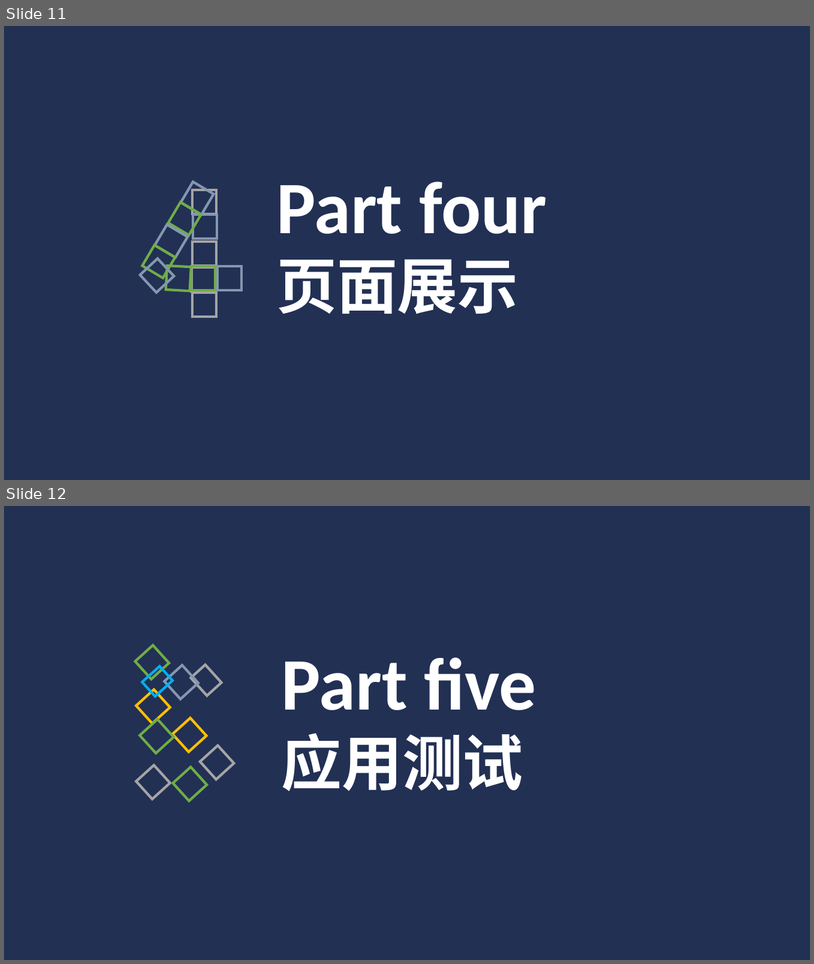
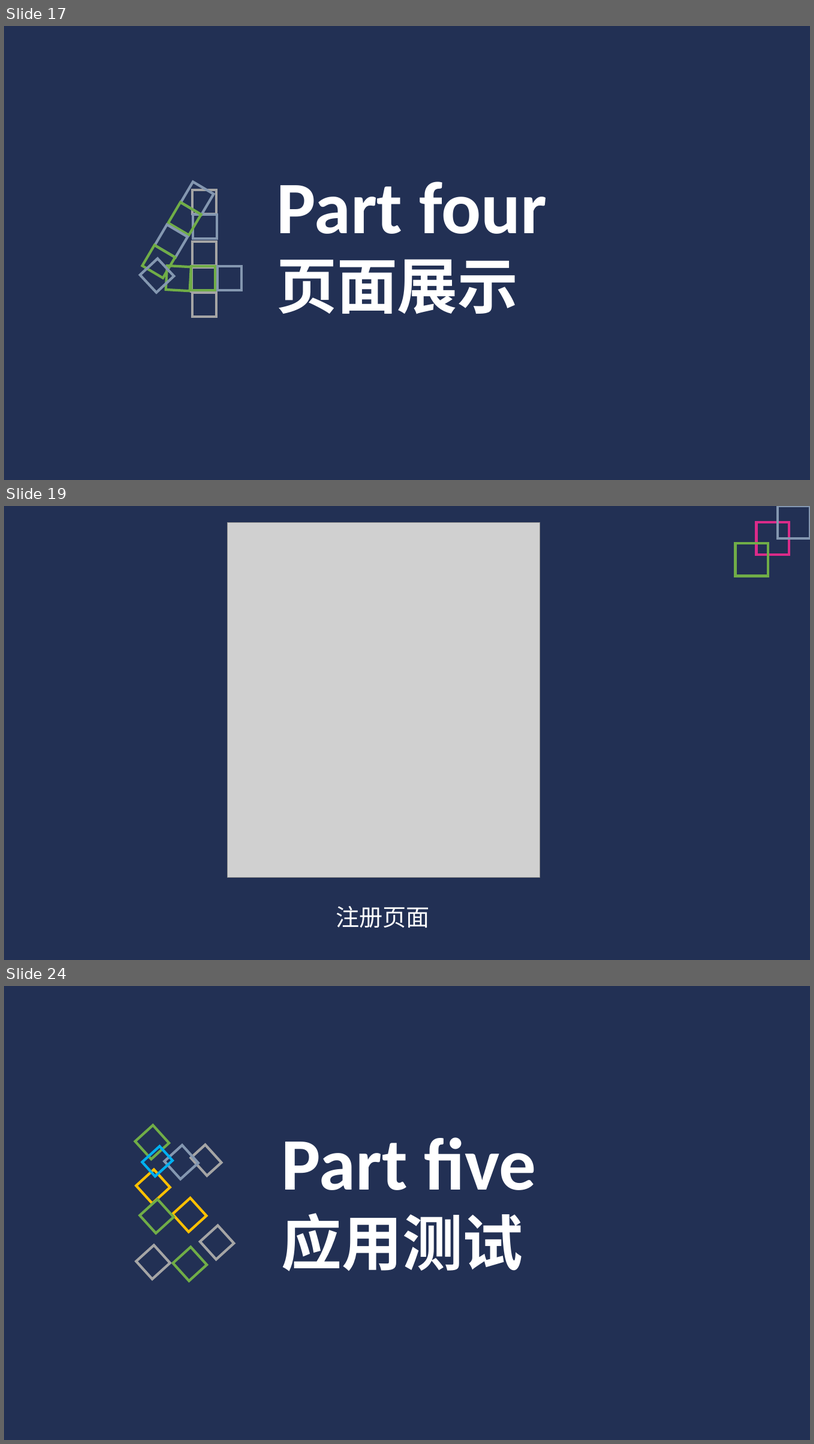
Before and after one commit to Glossy/WebEngineering, a slide deck: tasks/展示.pptx. Shown one above the other, each under a label of ours: slides 11 and 12 before the commit, slides 17, 19 and 24 after it; the slides between them are not shown. The pictures are 814x964 and 814x1444 pixels, drawn with LibreOffice and Linux fonts; fonts in the diff are those of the drawing; grey boxes stand for pictures. Boxes give left, top, right and bottom in pixels: in the first picture for what was removed or moved away, otherwise in the second. Text is boxed around its words. In the diff, an @@ line names an element or a change of style, - is before the commit and + after.

```diff
--- a/tasks/展示.pptx
+++ b/tasks/展示.pptx
@@ slide 19 added at box(4, 506, 810, 960), background #FFFFFF; not listed: 2 template elements that a slide beside it also shows @@
@@ picture added at box(228, 522, 540, 877) @@
@@ rectangle added at box(757, 522, 790, 555), outline #DA2B89 3 pt @@
@@ rectangle added at box(778, 506, 810, 538), outline #8497B0 3 pt @@
@@ rectangle added at box(736, 544, 768, 576), outline #70AD47 3 pt @@
@@ text added at box(336, 906, 430, 927), 28 pt, text #FFFFFF @@
+注册页面
@@ what was slide 11 is now slide 17 @@
@@ what was slide 12 is now slide 24 @@
```
Also in this commit, not shown: 13 other slides added.
